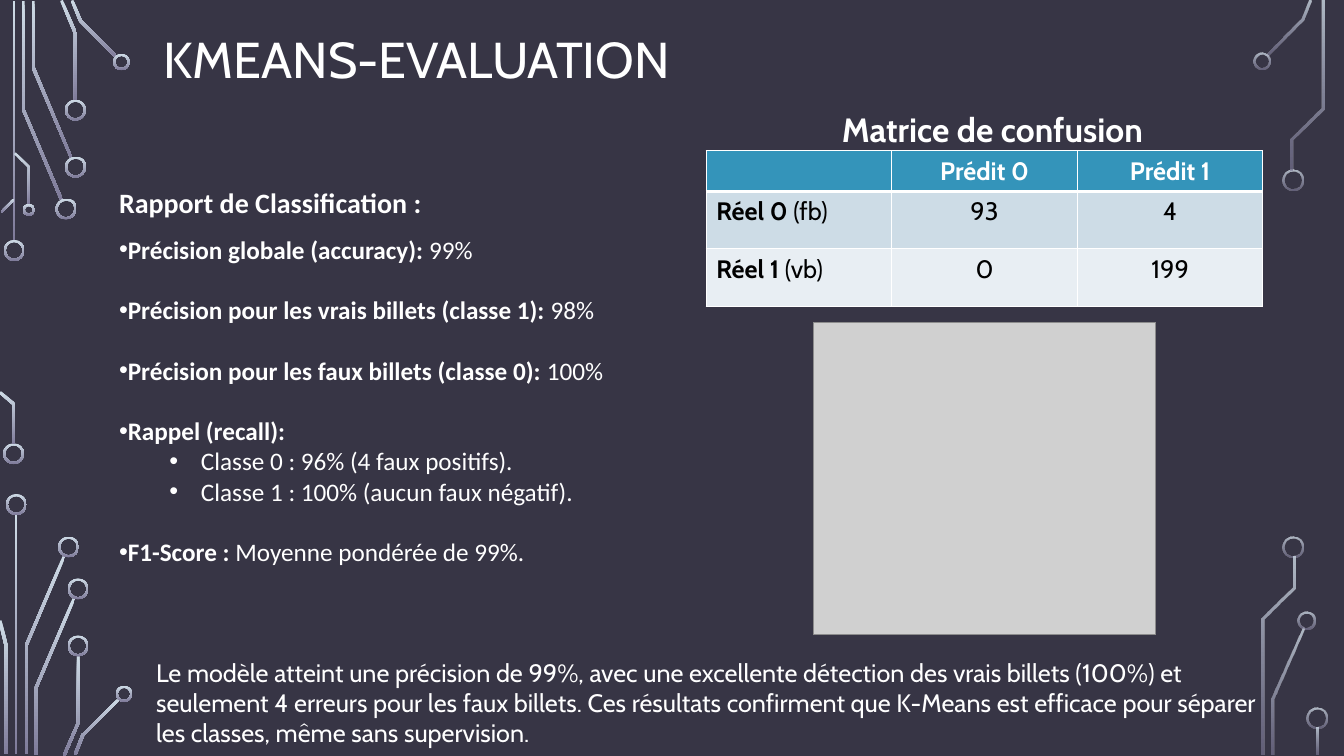
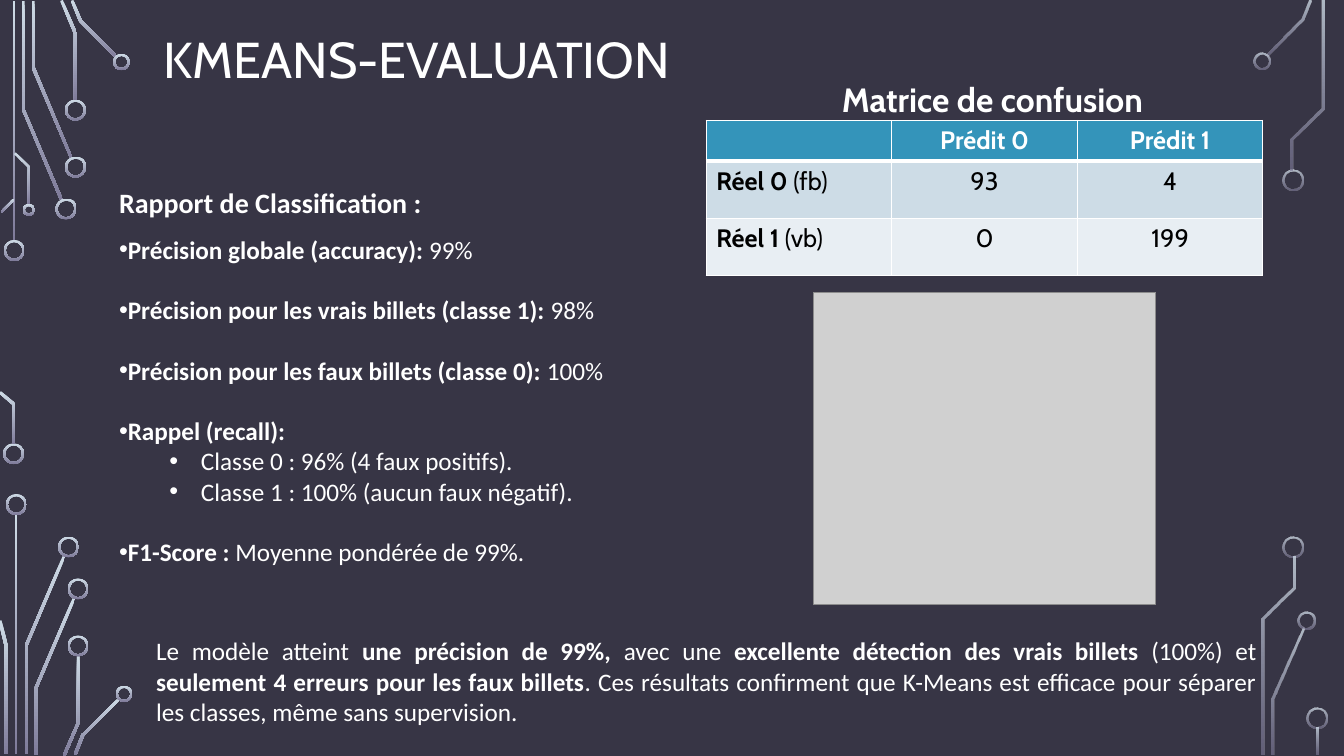
Before and after one commit to francoisvercellotti/application-detection-faux-billets, a slide deck: slide 14 of Vercellotti_François_3_support_presentation_092024.pptx. Drawn at 1344x756 pixels with LibreOffice and Linux fonts; fonts in the diff are those of the drawing; grey boxes stand for pictures; background and template pictures are left out. Boxes give left, top, right and bottom in pixels: in the first picture for what was removed or moved away, otherwise in the second. Text is boxed around its words. In the diff, an @@ line names an element or a change of style, - is before the commit and + after.

```diff
--- a/Vercellotti_François_3_support_presentation_092024.pptx
+++ b/Vercellotti_François_3_support_presentation_092024.pptx
@@ 1 picture, 1 text, 1 table: place and size @@
-1 picture, 1 text, 1 table at (707, 117, 1263, 635)
+1 picture, 1 text, 1 table at (707, 87, 1263, 605)
@@ text "Le modèle atteint une précision ...": place and size @@
-text "Le modèle atteint une précision ..." at (156, 663, 1255, 748)
+text "Le modèle atteint une précision ..." at (156, 642, 1256, 725)
@@ text "Le modèle atteint une précision ..." at (156, 642, 1256, 725): font Cabin to Calibri; bold on in "une précision de 99%, excellente détection des ..."; alignment left to justified @@
```
Also in this commit, not shown: 11 other slides changed, 12 other files.
